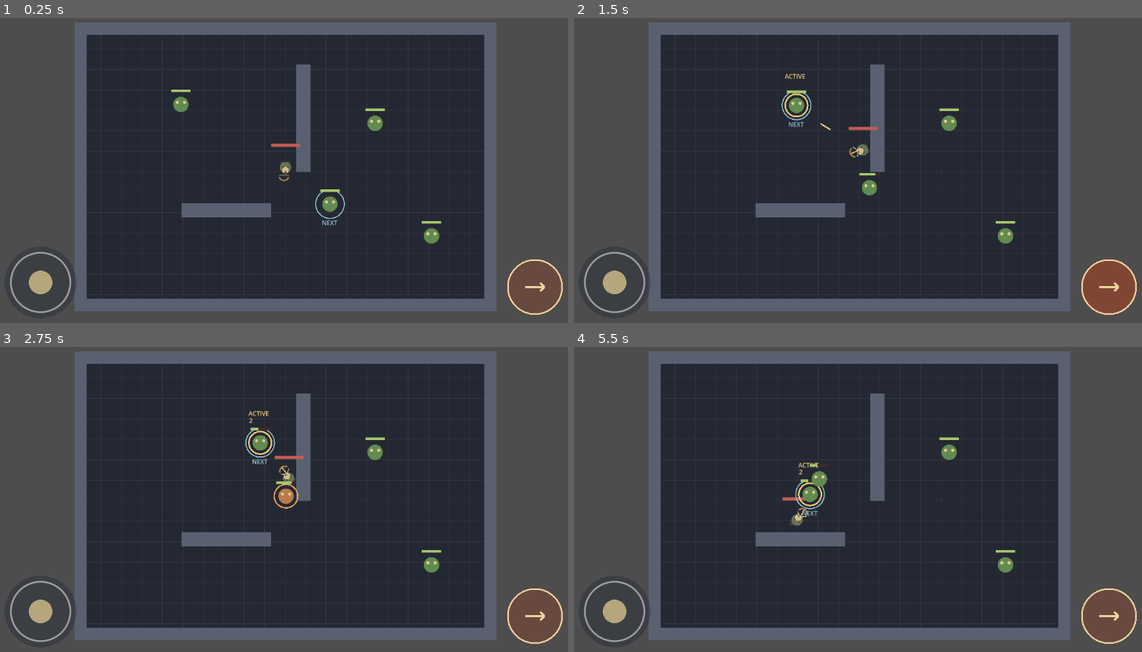
Above: before the commit, frames 1-4 (two rows, left to right).
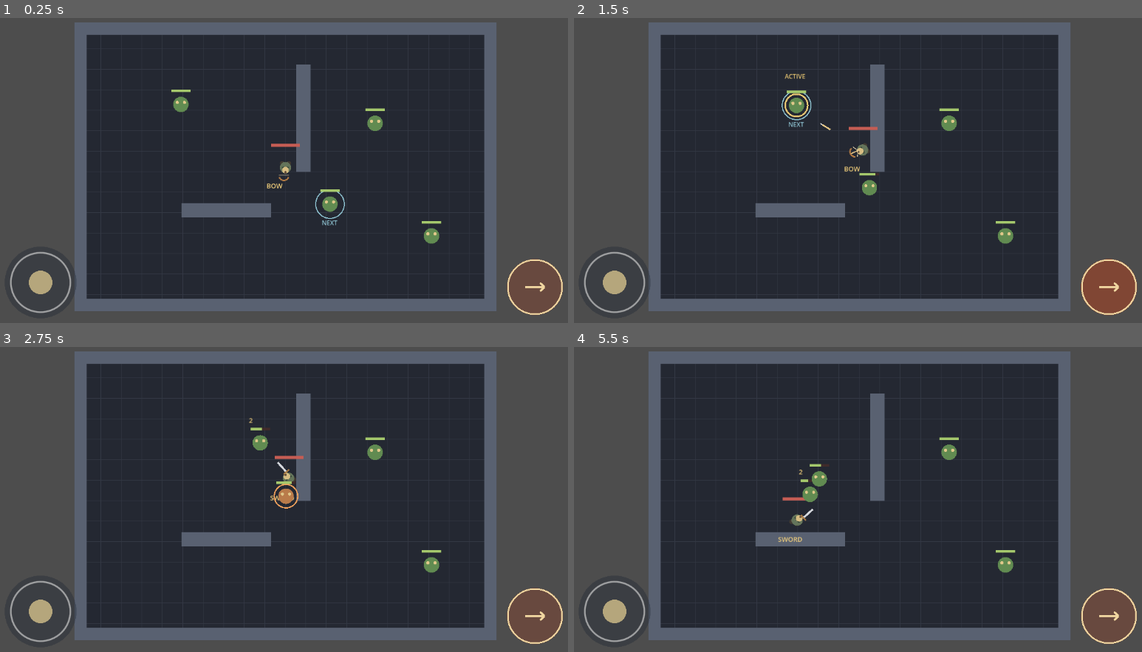
Above: after the commit, the same moments.

Repository: Jonty303/Project-Gauntlands
Game: Godot game, scene res://scenes/main.tscn
The game is run twice, just before and just after one commit, with the same random seed, the same clock (stepped at 60 frames per second) and the same inputs.
Inputs (mouse positions are in pixels of both pictures, inside the frame that each line leads up to):
- Up to frame 1 (0.25 s): no input
- Up to frame 2 (1.5 s): tap Enter (ui_accept) at 0.5 s; drag from (613, 283) to (920, 94) at 0.52 s; drag from (1107, 286) to (829, 234) at 1.27 s
- Up to frame 3 (2.75 s): move the mouse to (346, 423) at 2.02 s; hold D (move_right) from 2.03 s (still down); hold Space (attack) from 2.03 s (still down); tap Tab (weapon_toggle) at 2.3 s
- Up to frame 4 (5.5 s): release D (move_right) at 2.75 s; release Space (attack) at 2.75 s; drag from (829, 563) to (681, 444) at 2.77 s; move the mouse to (1034, 545) at 3.52 s; hold A (move_left) 3.53-4.25 s; tap Q (target_previous) at 3.6 s; tap Enter (ui_accept) at 3.77 s; tap Tab (weapon_toggle) at 3.8, 5.3 s; drag from (681, 444) to (772, 414) at 4.27 s; move the mouse to (886, 496) at 5.02 s; hold S (move_down) from 5.03 s (still down); hold Space (attack) from 5.03 s (still down); click (886, 496) at 5.17 s

The runs differ from the first frame. In frame 1, less than 0.1% of the frame differs, in the area x 46-50%, y 54-56%; in frame 2, less than 0.1%; in frame 3, 0.3%; in frame 4, 0.3%, in the area x 35-45%, y 37-64%.

Commit message:
Implement bow and sword modes with multi-target melee swings

Diff:
--- a/scripts/player.gd
+++ b/scripts/player.gd
@@ -5,6 +5,11 @@
 const TARGET_ARC_DOT := 0.5 # 120-degree acquisition arc
 const MAX_TARGET_RANGE := 450.0
 const FIRE_INTERVAL := 0.45
+const SWORD_INTERVAL := 0.65
+const SWORD_RANGE := 54.0
+const SWORD_ARC_DOT := 0.35
+var weapon_mode: String = "bow"
+var swing_time: float = 0.0
 @export var move_speed: float = 180.0
 
 var facing_direction: Vector2 = Vector2.DOWN
@@ -60,6 +65,8 @@
         direction = touch_direction
     velocity = direction * move_speed
 
+    if Input.is_action_just_pressed("weapon_toggle"):
+        toggle_weapon()
     var attack_pressed: bool = touch_attack or Input.is_action_pressed("attack")
     if not attack_pressed and direction.length_squared() > 0.001:
         facing_direction = direction.normalized()
@@ -77,7 +84,7 @@
         target = null
     elif not attacking and not attack_exhausted:
         attacking = true
-        target = soft_target if _is_enemy_available(soft_target) else null
+        target = soft_target if weapon_mode == "bow" and _is_enemy_available(soft_target) else null
         attack_has_target = is_instance_valid(target)
         locked_facing = facing_direction
         fire_cooldown = 0.0
@@ -97,9 +104,14 @@
         if attacking:
             fire_cooldown -= delta
             if fire_cooldown <= 0.0:
-                _fire_arrow()
-                fire_cooldown = FIRE_INTERVAL
-
+                if weapon_mode == "bow":
+                    _fire_arrow()
+                    fire_cooldown = FIRE_INTERVAL
+                else:
+                    _swing_sword()
+                    fire_cooldown = SWORD_INTERVAL
+
+    swing_time = maxf(0.0, swing_time - delta)
     move_and_slide()
     _refresh_soft_target()
     _update_animation(delta)
@@ -157,6 +169,25 @@
     else:
         soft_target = candidates[posmod(index + step, candidates.size())]
 
+func toggle_weapon() -> void:
+    weapon_mode = "sword" if weapon_mode == "bow" else "bow"
+    # A held attack cannot silently acquire a new target after switching.
+    if attacking:
+        attacking = false
+        attack_exhausted = true
+        target = null
+    queue_redraw()
+
+func _swing_sword() -> void:
+    swing_time = 0.22
+    for enemy in get_tree().get_nodes_in_group("enemies"):
+        if not _is_enemy_alive(enemy):
+            continue
+        var offset: Vector2 = enemy.global_position - global_position
+        if offset.length() <= SWORD_RANGE and (offset.length_squared() < 0.01 or facing_direction.normalized().dot(offset.normalized()) >= SWORD_ARC_DOT):
+            if enemy.has_method("take_hit"):
+                enemy.take_hit(3, "slashing")
+
 func _fire_arrow() -> void:
     var arrow := Node2D.new()
     arrow.set_script(ARROW_SCRIPT)
@@ -205,6 +236,27 @@
     draw_circle(torso_center + forward * 5.0, 6.5, Color("#d6bd83"))
     draw_circle(torso_center + forward * 9.0, 2.2, Color("#614d39"))
 
+    if weapon_mode == "sword":
+        var blade_base := torso_center + forward * 12.0 + side * 5.0
+        draw_line(blade_base, blade_base + forward * 25.0, Color("#d6d9de"), 4.0)
+        draw_line(blade_base - side * 7.0, blade_base + side * 7.0, Color("#a77a45"), 3.0)
+        if swing_time > 0.0:
+            draw_arc(Vector2.ZERO, SWORD_RANGE, facing_direction.angle() - acos(SWORD_ARC_DOT), facing_direction.angle() + acos(SWORD_ARC_DOT), 20, Color("#e7d7a0"), 3.0)
+    else:
+        _draw_bow(torso_center, forward, side)
+    draw_string(ThemeDB.fallback_font, Vector2(-37, 42), "SWORD" if weapon_mode == "sword" else "BOW", HORIZONTAL_ALIGNMENT_LEFT, -1, 13, Color("#f4d17d"))
+
+    # Different radii and labels keep both roles visible on the same enemy.
+    if weapon_mode == "bow" and _is_enemy_available(soft_target):
+        var next_position: Vector2 = to_local(soft_target.global_position)
+        draw_arc(next_position, 28.0, 0.0, TAU, 32, Color("#91c7d6"), 2.0)
+        draw_string(ThemeDB.fallback_font, next_position + Vector2(-16, 42), "NEXT", HORIZONTAL_ALIGNMENT_LEFT, -1, 12, Color("#91c7d6"))
+    if weapon_mode == "bow" and attacking and _is_enemy_alive(target):
+        var active_position: Vector2 = to_local(target.global_position)
+        draw_arc(active_position, 22.0, 0.0, TAU, 32, Color("#efcc75"), 3.0)
+        draw_string(ThemeDB.fallback_font, active_position + Vector2(-23, -52), "ACTIVE", HORIZONTAL_ALIGNMENT_LEFT, -1, 12, Color("#efcc75"))
+
+func _draw_bow(torso_center: Vector2, forward: Vector2, side: Vector2) -> void:
     var bow_center := torso_center + forward * (15.0 - shot_recoil * 4.0) + side * 3.0
     var bow_start := bow_center - side * 10.0
     var bow_end := bow_center + side * 10.0
@@ -214,13 +266,3 @@
     draw_line(string_pull, bow_end, Color("#e5d4ac"), 1.3)
     if attacking:
         draw_line(string_pull, bow_center + forward * 10.0, Color("#e6c786"), 2.0)
-
-    # Different radii and labels keep both roles visible on the same enemy.
-    if _is_enemy_available(soft_target):
-        var next_position: Vector2 = to_local(soft_target.global_position)
-        draw_arc(next_position, 28.0, 0.0, TAU, 32, Color("#91c7d6"), 2.0)
-        draw_string(ThemeDB.fallback_font, next_position + Vector2(-16, 42), "NEXT", HORIZONTAL_ALIGNMENT_LEFT, -1, 12, Color("#91c7d6"))
-    if attacking and _is_enemy_alive(target):
-        var active_position: Vector2 = to_local(target.global_position)
-        draw_arc(active_position, 22.0, 0.0, TAU, 32, Color("#efcc75"), 3.0)
-        draw_string(ThemeDB.fallback_font, active_position + Vector2(-23, -52), "ACTIVE", HORIZONTAL_ALIGNMENT_LEFT, -1, 12, Color("#efcc75"))
